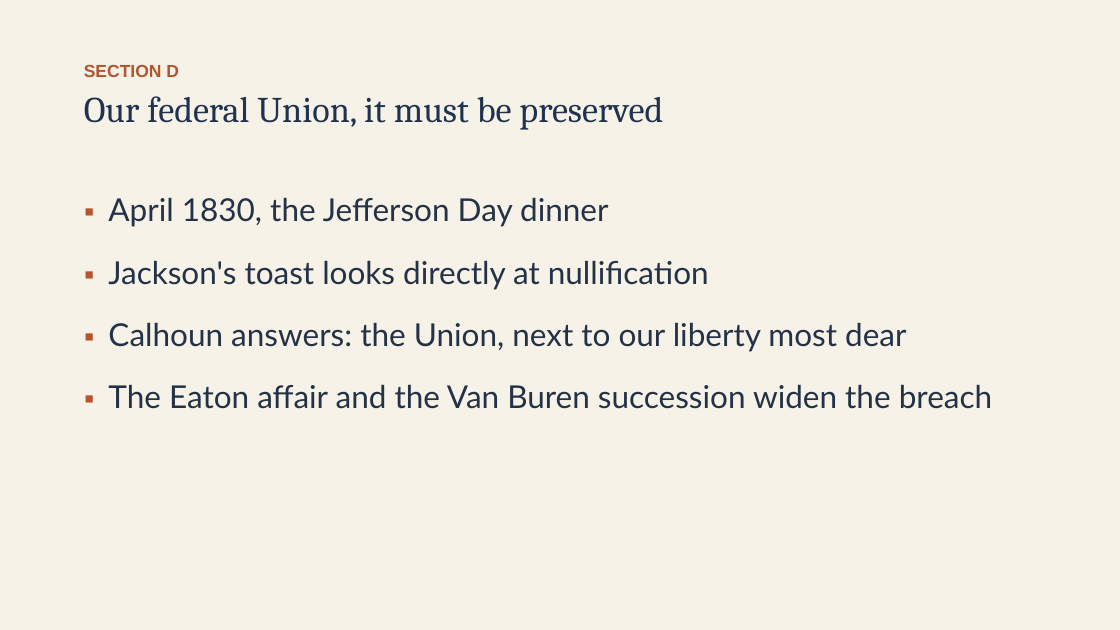
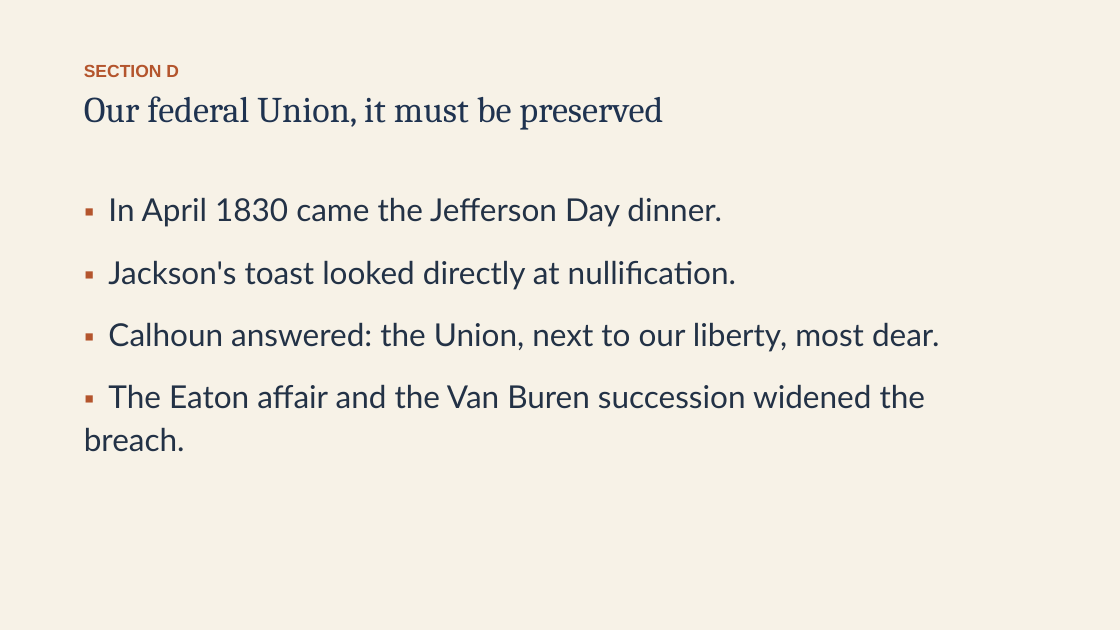
Before and after one commit to ab17gthb/humanities-curriculum-group, a slide deck: slide 13 of jackson-reform/lesson-03/lesson-03-slides.pptx. Drawn at 1120x630 pixels with LibreOffice and Linux fonts; fonts in the diff are those of the drawing. Boxes give left, top, right and bottom in pixels: in the first picture for what was removed or moved away, otherwise in the second. Text is boxed around its words. In the diff, an @@ line names an element or a change of style, - is before the commit and + after.

Commit message:
Rollout: JR L3 reworked and live (Nullification Crisis)

```diff
--- a/jackson-reform/lesson-03/lesson-03-slides.pptx
+++ b/jackson-reform/lesson-03/lesson-03-slides.pptx
@@ text at box(84, 197, 940, 452): text changed @@
-▪ April 1830, the Jefferson Day dinner
-▪ Jackson's toast looks directly at nullification
-▪ Calhoun answers: the Union, next to our liberty most dear
-▪ The Eaton affair and the Van Buren succession widen the breach
+▪ In April 1830 came the Jefferson Day dinner.
+▪ Jackson's toast looked directly at nullification.
+▪ Calhoun answered: the Union, next to our liberty, most dear.
+▪ The Eaton affair and the Van Buren succession widened the breach.
```
Also in this commit, not shown: 11 other slides changed, 6 other files.
